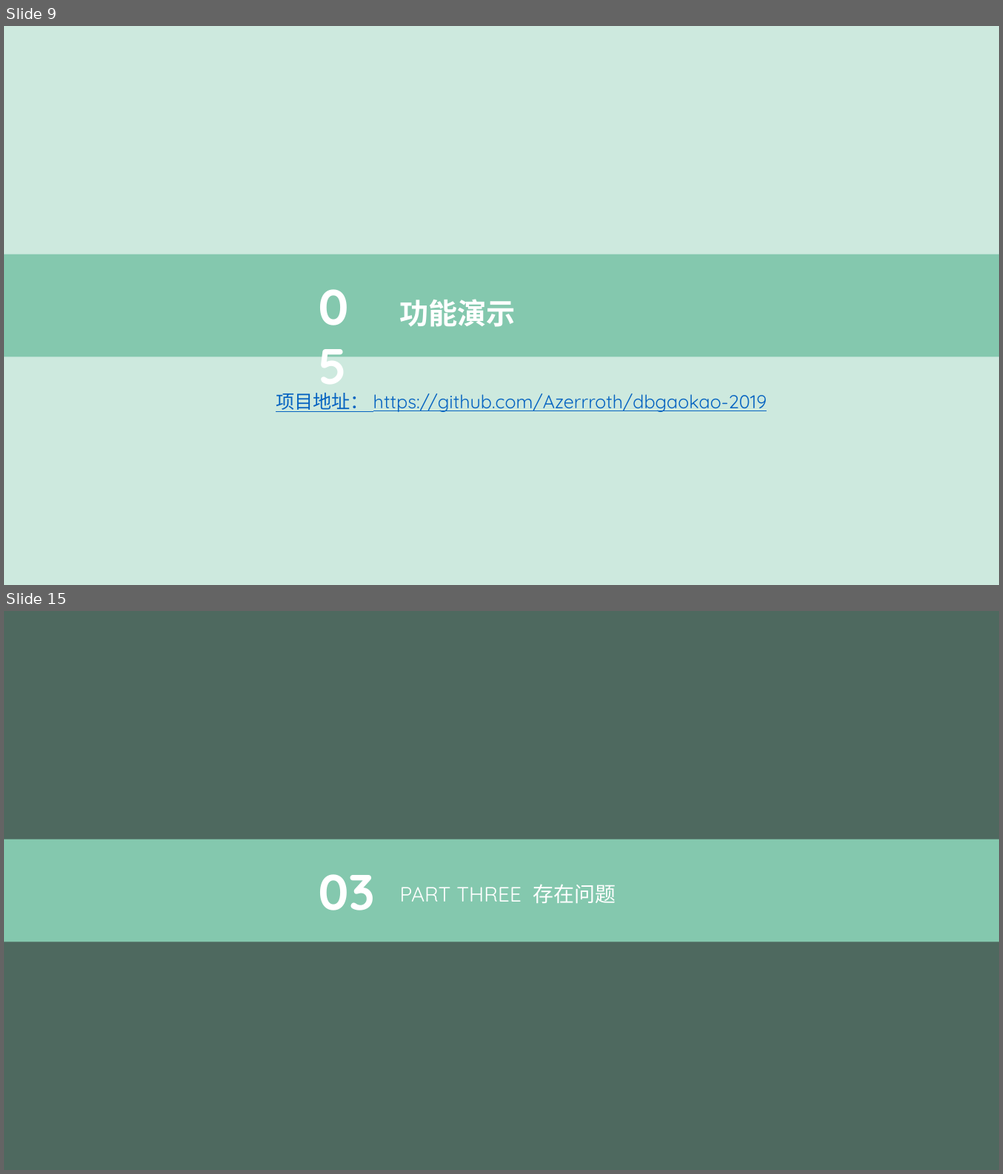
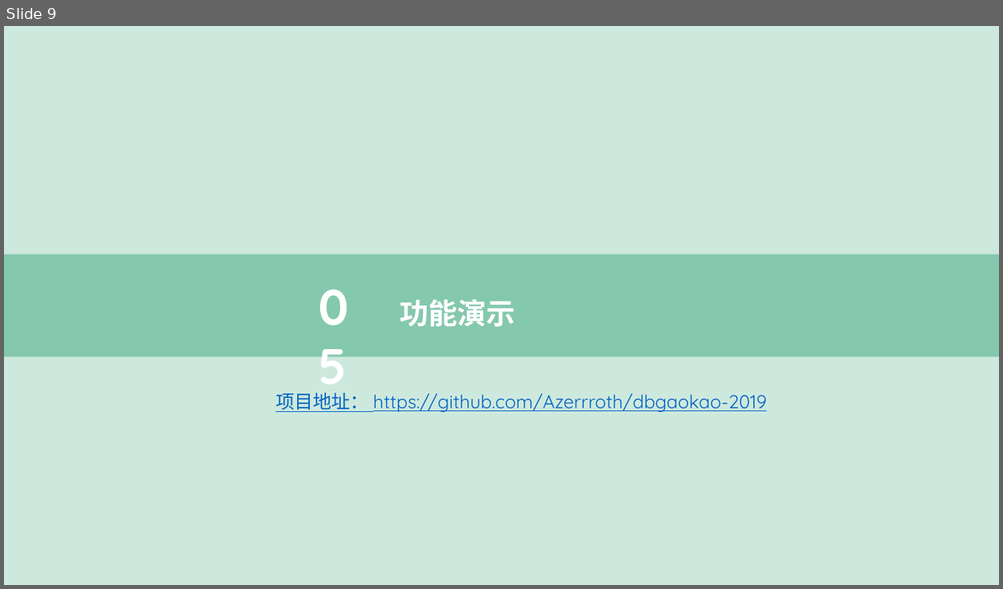
Before and after one commit to Azerrroth/dbgaokao-2019, a slide deck: 数据库展示.pptx. Shown one above the other, each under a label of ours: slides 9 and 15 before the commit, slide 9 after it; the slides between them are not shown. The pictures are 1003x1174 and 1003x589 pixels, drawn with LibreOffice and Linux fonts; fonts in the diff are those of the drawing; background and template pictures are left out; a plain dark background stands for a picture behind light text. Boxes give left, top, right and bottom in pixels: in the first picture for what was removed or moved away, otherwise in the second. Text is boxed around its words. In the diff, an @@ line names an element or a change of style, - is before the commit and + after.

```diff
--- a/数据库展示.pptx
+++ b/数据库展示.pptx
@@ slide 15 removed at bbox=[4, 611, 999, 1170], background picture (left out); not listed: 1 template element that a slide beside it also shows @@
@@ rectangle removed at bbox=[4, 840, 999, 943] @@
@@ text removed at bbox=[318, 874, 374, 911] @@
-03
@@ text removed at bbox=[400, 884, 615, 903] @@
-PART THREE 存在问题
```
Also in this commit, not shown: 2 slides changed, 10 other slides removed.
